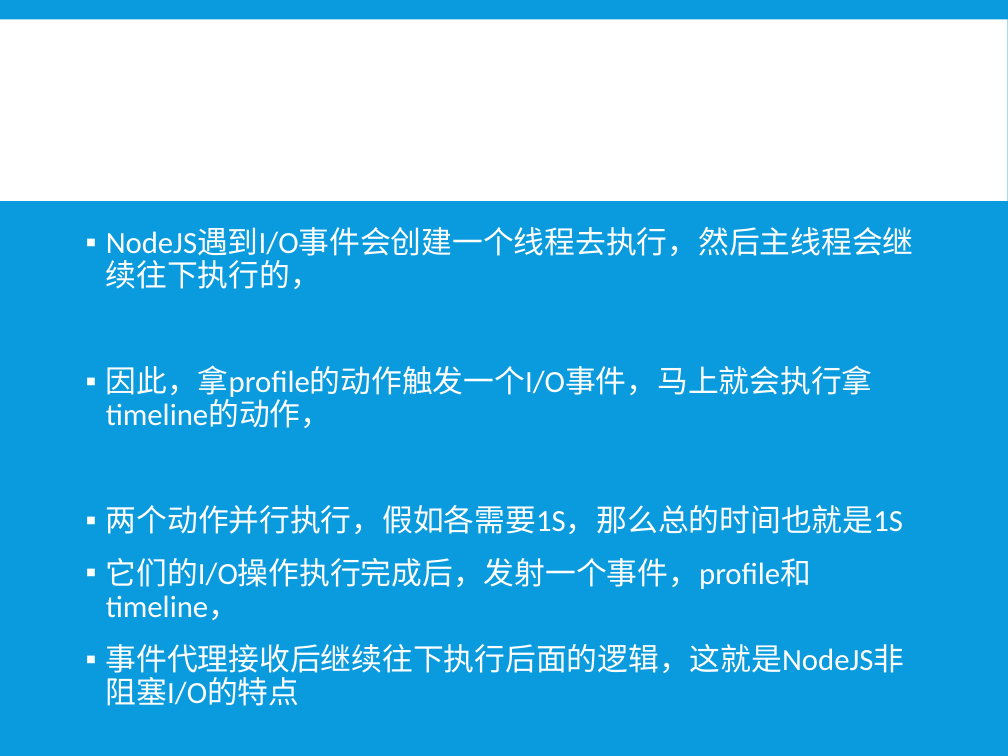
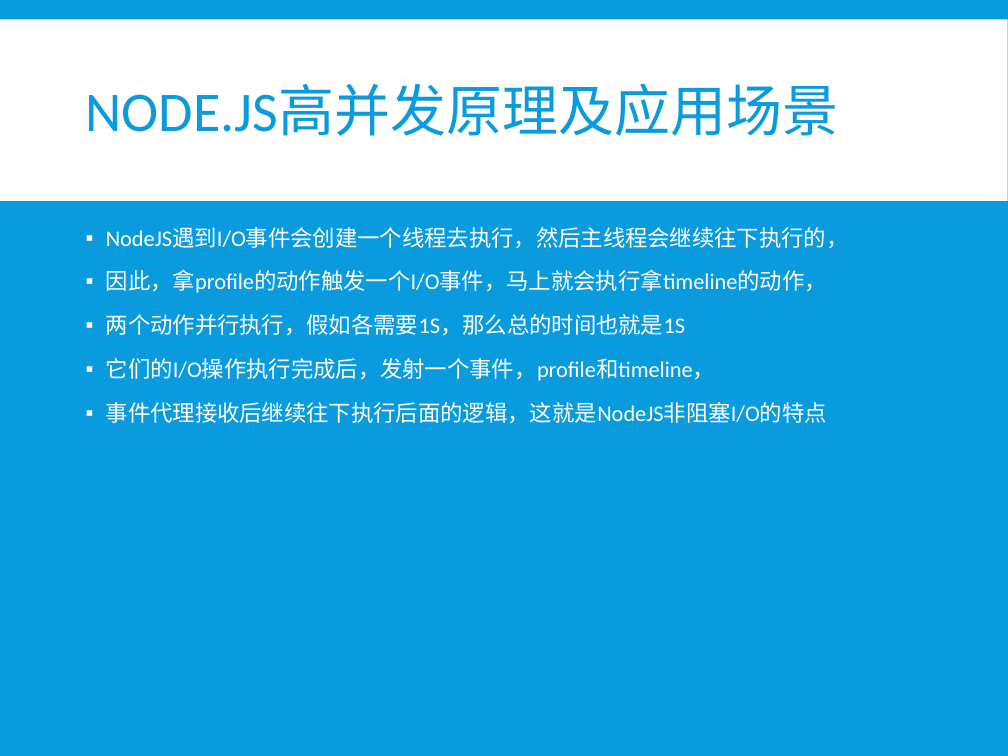
Before and after one commit to xiayu1986/webLearn, a slide deck: slide 22 of mix/技术分享/NODE技术分享.pptx. Drawn at 1008x756 pixels with LibreOffice and Linux fonts; fonts in the diff are those of the drawing. Boxes give left, top, right and bottom in pixels: in the first picture for what was removed or moved away, otherwise in the second. Text is boxed around its words. In the diff, an @@ line names an element or a change of style, - is before the commit and + after.

```diff
--- a/mix/技术分享/NODE技术分享.pptx
+++ b/mix/技术分享/NODE技术分享.pptx
@@ title added at (86, 84, 839, 136), 40 pt, text #099BDD @@
+NODE.JS高并发原理及应用场景
@@ text "NodeJS遇到I/O事件会创建一个线程去执行，然后主线程会继续往下执行的，" at (106, 227, 849, 424): size 22 to 16 pt @@
```
Also in this commit, not shown: 12 other slides changed.
